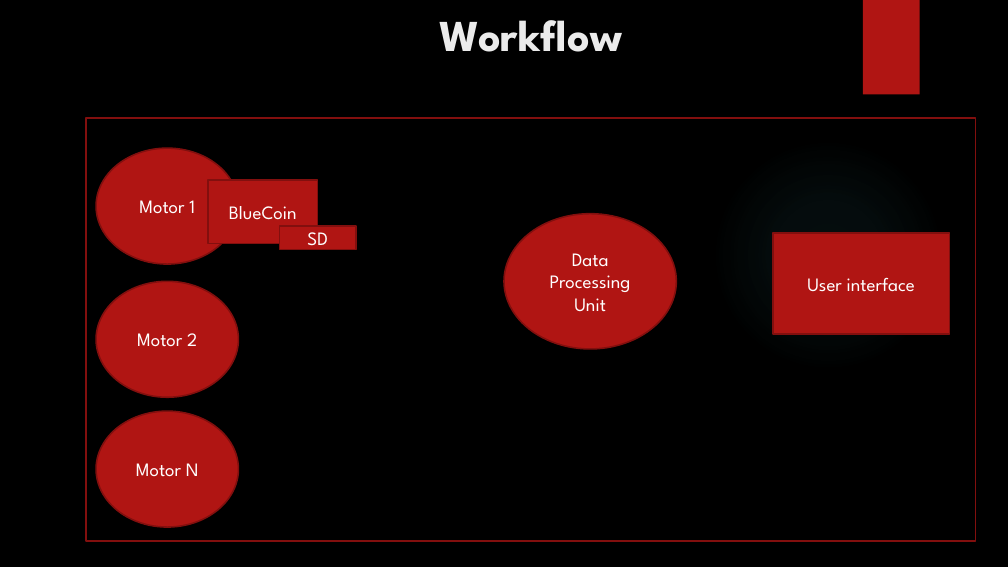
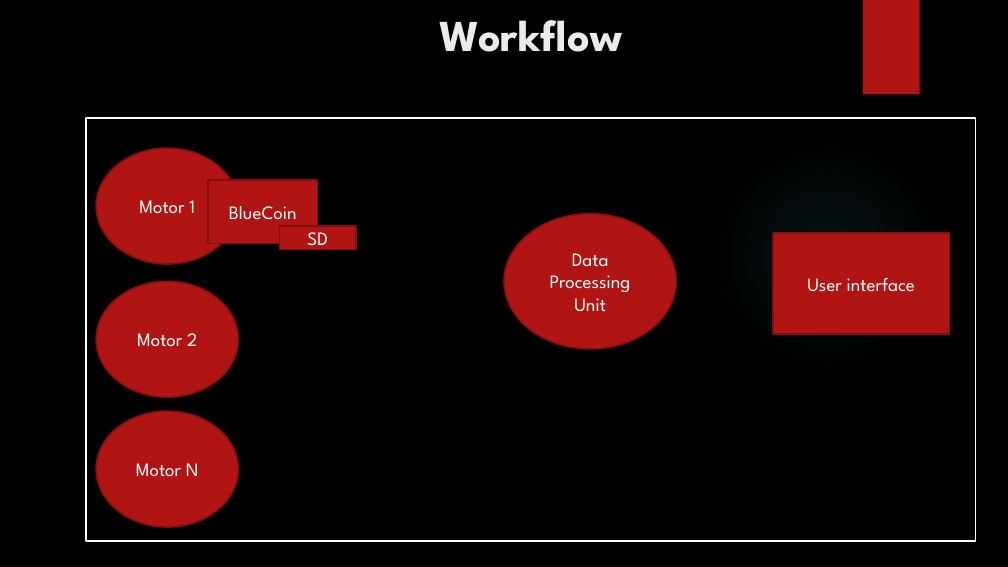
Before and after one commit to urzino/FanMonitoringBlueCoin, a slide deck: slide 8 of Pervasive_presentation_Milestone1_group8_lele.pptx. Drawn at 1008x567 pixels with LibreOffice and Linux fonts; fonts in the diff are those of the drawing; background and template pictures are left out. Boxes give left, top, right and bottom in pixels: in the first picture for what was removed or moved away, otherwise in the second. Text is boxed around its words. In the diff, an @@ line names an element or a change of style, - is before the commit and + after.

```diff
--- a/Pervasive_presentation_Milestone1_group8_lele.pptx
+++ b/Pervasive_presentation_Milestone1_group8_lele.pptx
@@ rectangle at (86,118,976,541): outline #82100E 1.5 pt to #FFFFFF 1.5 pt @@
```
